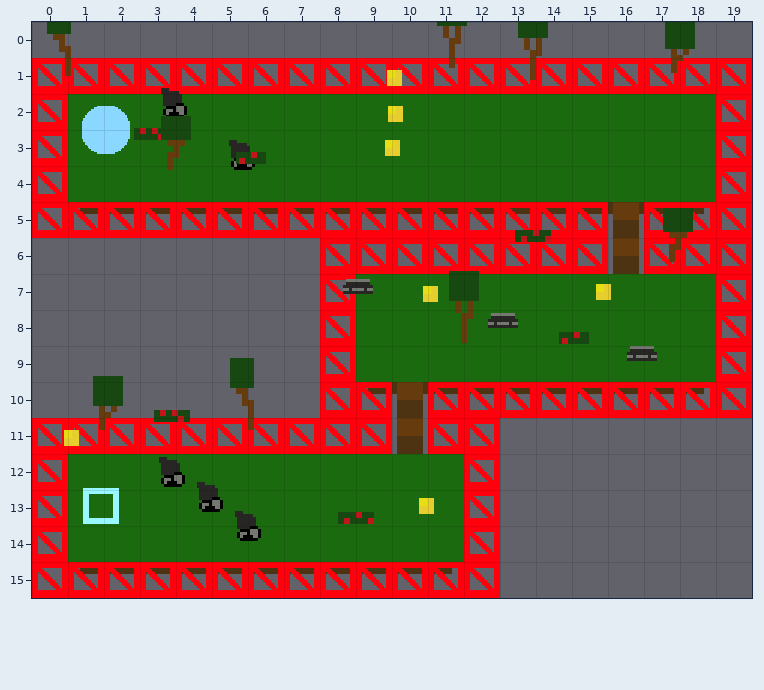
Tiled map (JSON), stored at assets/levels/level5.json. Above: the version before the commit.
Cells are 24x24 px. Shown: x 0..19, y 0..15.
And afterwards:
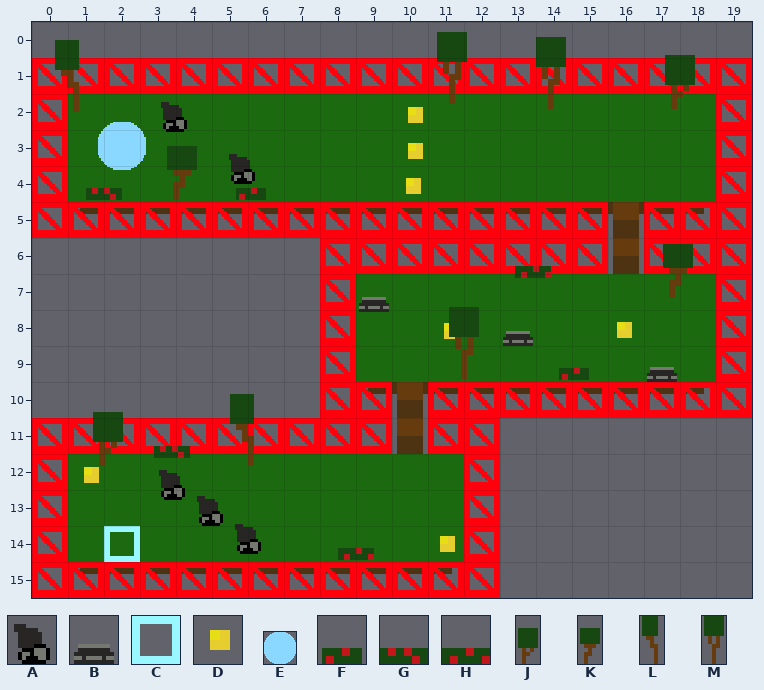
Key: from "enemy_bomb": A 0; from "enemy_sheet": B 0; from "object_sheet": C 0, D 1; from "player": E 0; from "scenery": F 0 "bush3", G 1 "bush2", H 2 "bush1", J 3 "tree3", K 4 "tree4", L 5 "tree2", M 6 "tree1".
Objects are placed by their top-left corner, in cells (3,4 is the top-left corner of cell 3,4); size is 1x1 cell unless given.
The edit:
Layer "objects":
changed: M "tree" at 11.7,0.3 size 1x2 -> M "tree" at 11.7,1.3 size 1x2
changed: J "tree" at 18,0.4 size 1x2 -> J "tree" at 18,1.4 size 1x2
changed: M "tree" at 13.9,0.6 size 1x2 -> M "tree" at 14.4,1.4 size 1x2
changed: L "tree" at 0.8,0.5 size 1x2 -> L "tree" at 1,1.5 size 1x2
changed: A "bouncer" at 4,2.2 -> A "bouncer" at 4,2.5
changed: D "coin" at 10,2 -> D "coin" at 10.6,3.1
changed: E "player" at 1.9,2.8 size 1.3x1.3 -> E "player" at 2.3,3.3 size 1.3x1.3
changed: A "bouncer" at 5.8,3.6 -> A "bouncer" at 5.8,4
changed: D "coin" at 10,3 -> D "coin" at 10.6,4.1
changed: F "bush" at 6.1,4 -> F "bush" at 6.1,5
changed: K "tree" at 4,3.1 size 1x2 -> K "tree" at 4.2,4 size 1x2
changed: G "bush" at 3.3,3.3 -> G "bush" at 2,5
changed: D "coin" at 10,4 -> D "coin" at 10.6,5
changed: H "bush1" at 13.9,6.1 -> H "bush1" at 13.9,7.1
changed: B "turret" at 9,7 -> B "turret" at 9.5,7.5
changed: K "tree4" at 18,5.7 size 1x2 -> K "tree4" at 18,6.7 size 1x2
changed: B "turret" at 13.1,8 -> B "turret" at 13.5,8.5
changed: D "coin" at 15.8,8 -> D "coin" at 16.4,9
changed: D "coin" at 11,8 -> D "coin" at 11.6,9.1
changed: B "turret" at 17,8.9 -> B "turret" at 17.5,9.5
changed: M "tree" at 12,7.9 size 1x2 -> M "tree" at 12,8.9 size 1x2
changed: F "bush" at 15,9 -> F "bush" at 15,10
changed: G "bush" at 3.9,11.1 -> G "bush" at 3.9,12.1
changed: L "tree" at 5.9,10.3 size 1x2 -> L "tree" at 5.9,11.3 size 1x2
changed: J "tree" at 2.1,10.3 size 1x2 -> J "tree" at 2.1,11.3 size 1x2
changed: A "bouncer" at 3.9,12.4 -> A "bouncer" at 3.9,12.8
changed: D "coin" at 1,12 -> D "coin" at 1.6,13.1
changed: A "bouncer" at 5,13.1 -> A "bouncer" at 5,13.5
changed: A "bouncer" at 6,13.9 -> A "bouncer" at 6,14.3
changed: H "bush1" at 9,14 -> H "bush1" at 9,15
changed: C "goal" at 1.9,14 -> C "goal" at 2.5,15
changed: D "coin" at 10.9,14 -> D "coin" at 11.5,15
